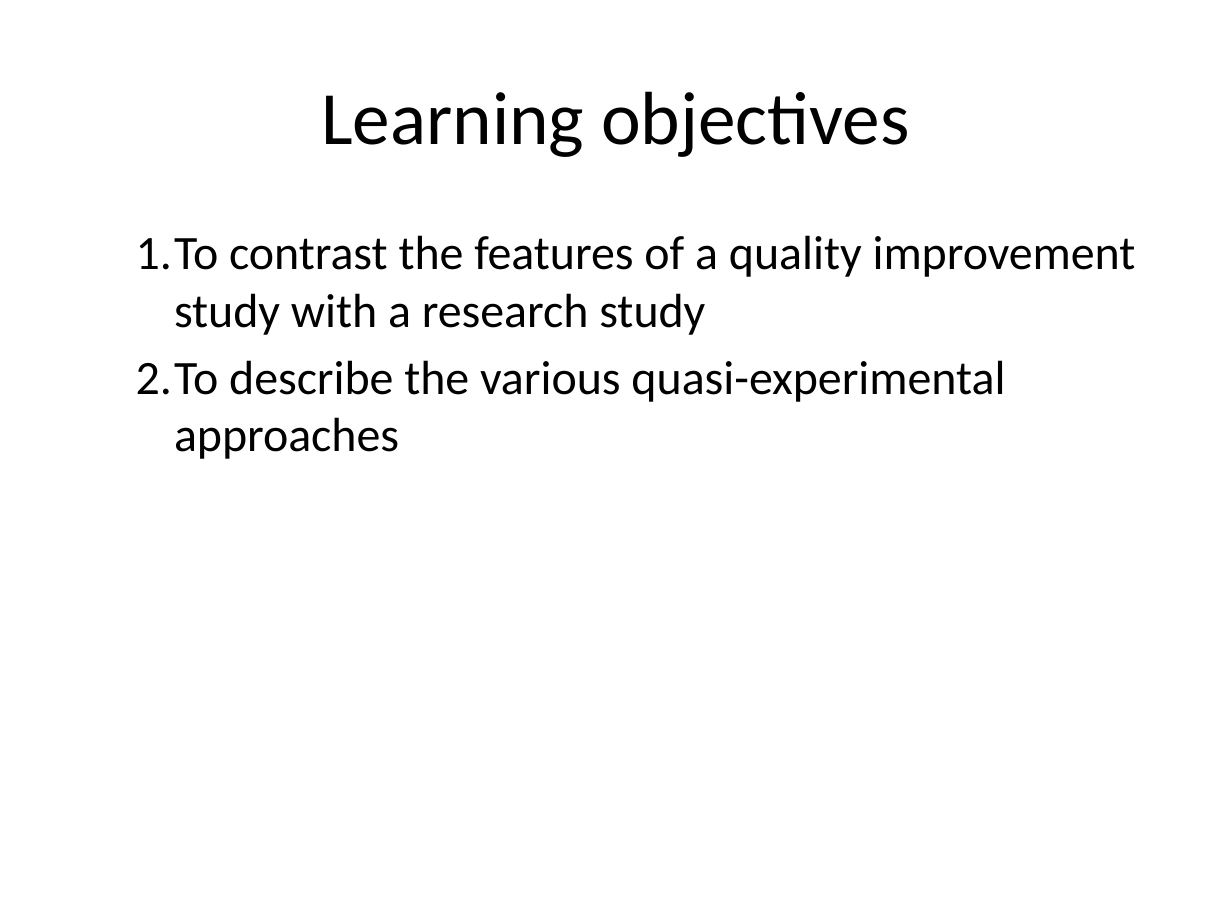
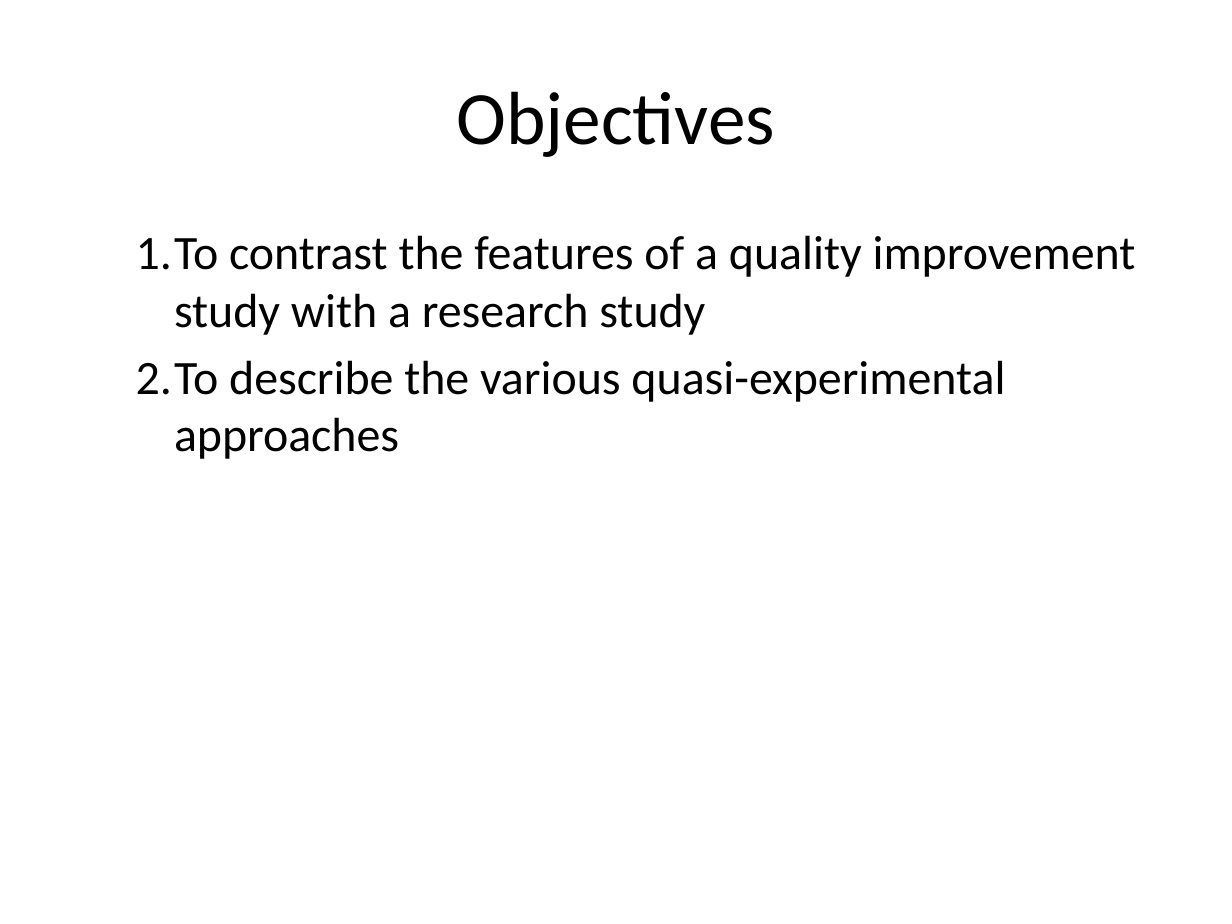
Before and after one commit to pmean/classes, a slide deck: slide 2 of clinical-research-methodology/results/video05-quasi-experiments.pptx. Drawn at 1232x924 pixels with LibreOffice and Linux fonts; fonts in the diff are those of the drawing. Boxes give left, top, right and bottom in pixels: in the first picture for what was removed or moved away, otherwise in the second. Text is boxed around its words. In the diff, an @@ line names an element or a change of style, - is before the commit and + after.

```diff
--- a/clinical-research-methodology/results/video05-quasi-experiments.pptx
+++ b/clinical-research-methodology/results/video05-quasi-experiments.pptx
@@ title at [456, 91, 775, 157]: text changed @@
-Learning objectives
+Objectives
```
Also in this commit, not shown: 7 slides added, 1 slide removed, 4 other files.
